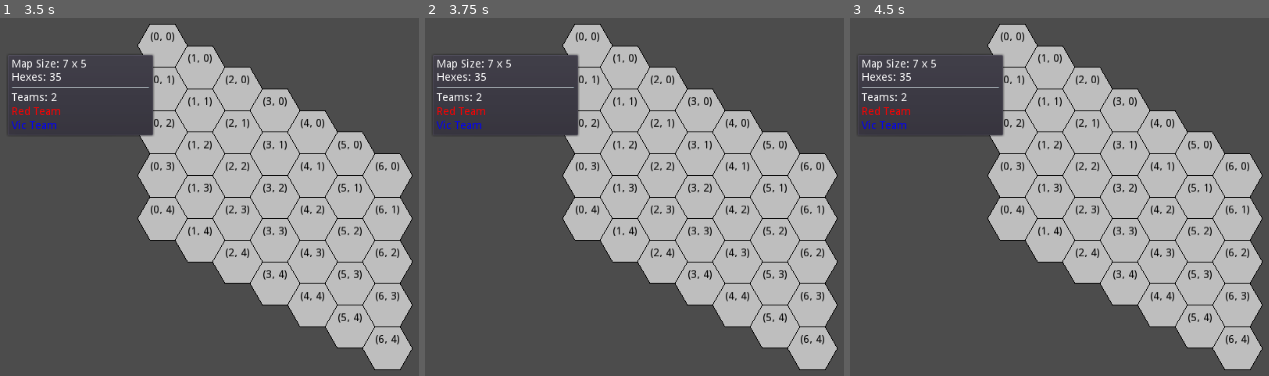
Above: before the commit, frames 1-3 (left to right).
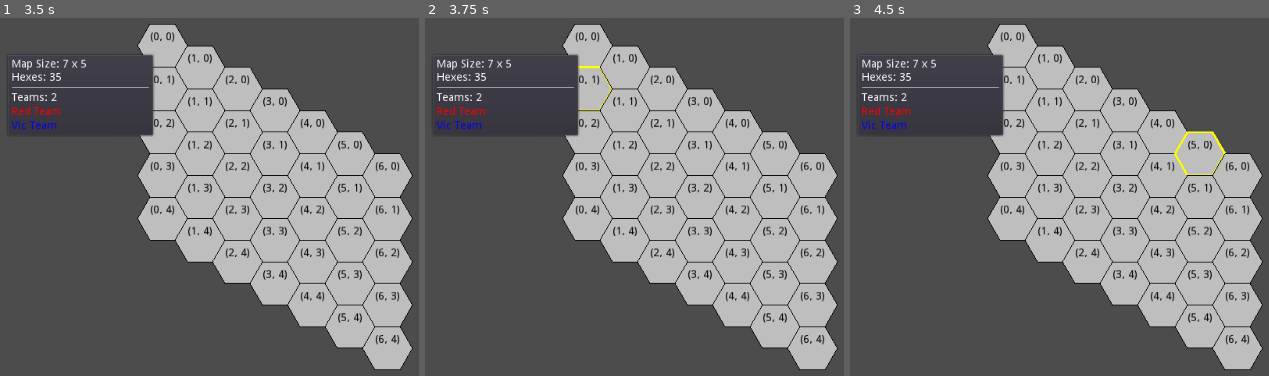
Above: after the commit, the same moments.

Repository: vgMonky/hexa_survival
Game: Godot game, scene res://hex_survival/main.tscn
Two runs of this game, one before a commit and one after it. Both use one fixed random seed, a clock stepped at 60 frames per second and the inputs below.
Inputs (mouse positions are in pixels of both pictures, inside the frame that each line leads up to):
- Up to frame 1 (3.5 s): tap Enter at 0.5, 2 s; move the mouse to (234, 290) at 0.52 s; click (234, 290) at 0.67 s; tap Space at 1.25, 2.75 s; drag from (outside the picture) to (234, 290) at 1.27 s; move the mouse to (33, 125) at 2.02 s; click (33, 125) at 2.17 s; drag from (314, 197) to (33, 125) at 2.77 s
- Up to frame 2 (3.75 s): tap Enter at 3.5 s; move the mouse to (580, 78) at 3.52 s; click (580, 78) at 3.67 s
- Up to frame 3 (4.5 s): tap Space at 4.25 s; drag from (outside the picture) to (1005, 78) at 4.27 s

Frame 1 is identical in both runs. In frame 2, 0.1% of the frame differs, in the area x 36-45%, y 13-26%; in frame 3, 0.2%, in the area x 77-90%, y 31-44%.

Commit message:
hover hex_location and feedback

Diff:
--- a/hex_survival/view/map/hex_location.gd
+++ b/hex_survival/view/map/hex_location.gd
@@ -1,29 +1,56 @@
+# hex_survival/view/map/hex_location.gd
 class_name HexLocation
-extends Node2D
+extends Area2D
 
 const HEX_SIZE = 32
 
 var hex_pos: Vector2
+var is_hovered: bool = false
+
+func _ready() -> void:
+	connect("mouse_entered", self, "_on_mouse_entered")
+	connect("mouse_exited", self, "_on_mouse_exited")
+
+	# Create the collision shape for the Area2D
+	var collision_shape = CollisionShape2D.new()
+	collision_shape.shape = CircleShape2D.new()
+	collision_shape.shape.radius = HEX_SIZE / 2
+	add_child(collision_shape)
+
 
 func initialize(pos: Vector2) -> void:
 	hex_pos = pos
 	update()
 
 func _draw() -> void:
+	var points = _get_hex_points()
+	# Draw the hex shape
+	draw_colored_polygon(points, Color.gray)
+	# Draw the hex border
+	if is_hovered:
+		draw_polyline(points + [points[0]], Color.yellow, 3.0)
+	else:
+		draw_polyline(points + [points[0]], Color.black, 1.0)
+	# Draw the hex coordinates as text in the center
+	var text = str(hex_pos)
+	var font = Control.new().get_font("font")
+	var text_size = font.get_string_size(text)
+	var text_pos = -text_size / 2
+	draw_string(font, text_pos, text, Color.black)
+
+func _get_hex_points() -> Array:
 	var points = []
 	for i in range(6):
 		var angle = i * PI / 3.0
 		var x = cos(angle) * HEX_SIZE
 		var y = sin(angle) * HEX_SIZE
 		points.append(Vector2(x, y))
+	return points
 
-	# Draw the hex shape
-	draw_colored_polygon(points, Color.gray)
-	draw_polyline(points + [points[0]], Color.black, 1.0)
+func _on_mouse_entered() -> void:
+	is_hovered = true
+	update()
 
-	# Draw the hex coordinates as text in the center
-	var text = str(hex_pos)
-	var font = Control.new().get_font("font")
-	var text_size = font.get_string_size(text)
-	var text_pos = -text_size / 2
-	draw_string(font, text_pos, text, Color.black)
+func _on_mouse_exited() -> void:
+	is_hovered = false
+	update()
--- a/hex_survival/view/map/map_view.gd
+++ b/hex_survival/view/map/map_view.gd
@@ -30,12 +30,15 @@
 			var hex = HexLocation.new()
 			add_child(hex)
 			var pos = Vector2(q, r)
-			hex.position = Vector2(
-				HexLocation.HEX_SIZE * (3.0/2.0 * q),
-				HexLocation.HEX_SIZE * (sqrt(3)/2.0 * q + sqrt(3) * r)
-			)
-			hex.initialize(pos)  # Pass the hex coordinates to initialize()
+			hex.position = _get_hex_position(pos)
+			hex.initialize(pos)
 			hex_locations[pos] = hex
+
+func _get_hex_position(pos: Vector2) -> Vector2:
+	return Vector2(
+		HexLocation.HEX_SIZE * (3.0/2.0 * pos.x),
+		HexLocation.HEX_SIZE * (sqrt(3)/2.0 * pos.x + sqrt(3) * pos.y)
+	)
 
 func _center_camera() -> void:
 	if hex_locations.empty():
--- a/hex_survival/view/ui/info_ui.gd
+++ b/hex_survival/view/ui/info_ui.gd
@@ -25,8 +25,6 @@
 	var team_label = Label.new()
 	team_label.text = "Teams: %d" % len(state.teams.team_data)
 	team_info.add_child(team_label)
-
-
 	for team_name in state.teams.team_data:
 		var team_data = state.teams.team_data[team_name]
 		team_label = Label.new()
--- a/project.godot
+++ b/project.godot
@@ -19,7 +19,7 @@
 "language": "GDScript",
 "path": "res://hex_survival/game/state/game_state.gd"
 }, {
-"base": "Node2D",
+"base": "Area2D",
 "class": "HexLocation",
 "language": "GDScript",
 "path": "res://hex_survival/view/map/hex_location.gd"
